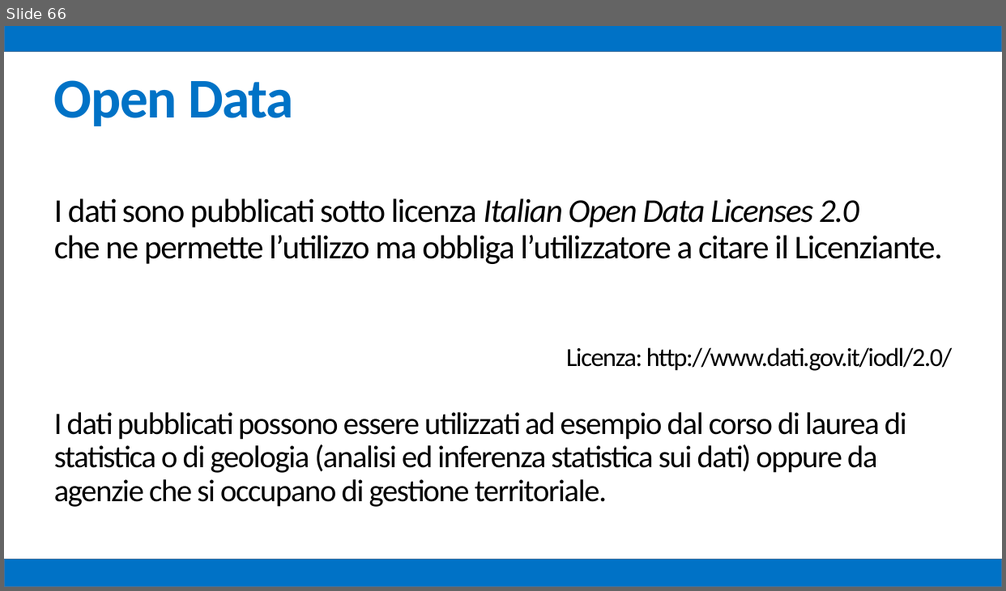
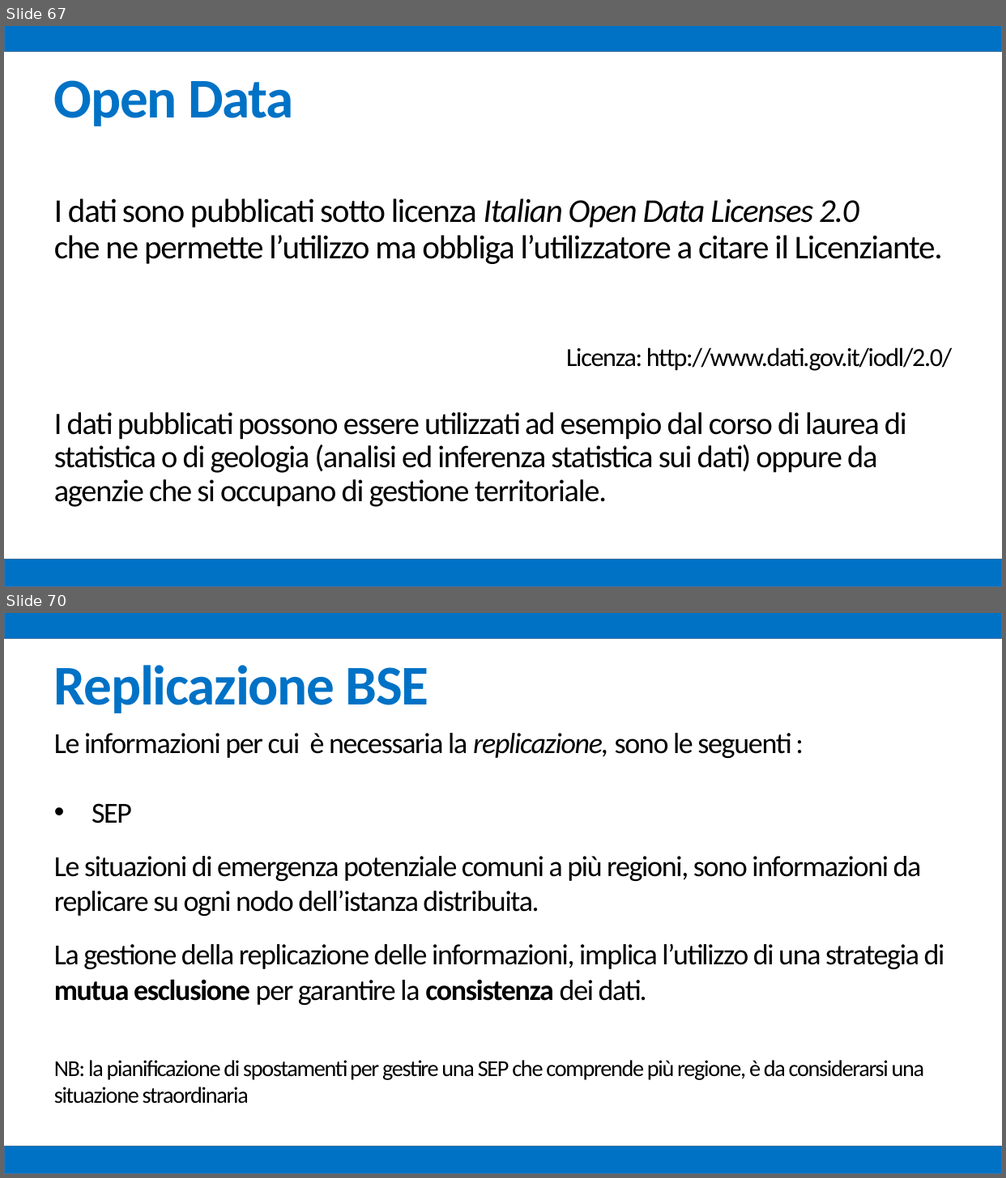
Before and after one commit to mz1991/ProgettoFebbraio2015, a slide deck: Febbraio 2015.pptx. Shown one above the other, each under a label of ours: slide 66 before the commit, slides 67 and 70 after it; the slides between them are not shown. The pictures are 1006x591 and 1006x1178 pixels, drawn with LibreOffice and Linux fonts; fonts in the diff are those of the drawing. Boxes give left, top, right and bottom in pixels: in the first picture for what was removed or moved away, otherwise in the second. Text is boxed around its words. In the diff, an @@ line names an element or a change of style, - is before the commit and + after.

```diff
--- a/Febbraio 2015.pptx
+++ b/Febbraio 2015.pptx
@@ slide 70 added at (4, 613, 1002, 1174), background #FFFFFF @@
@@ rectangle added at (4, 613, 1002, 639), fill #0072C6, outline #43739E 1 pt @@
@@ text added at (54, 665, 429, 713), 54 pt, text #0072C6, bold @@
+Replicazione BSE
@@ text added at (54, 733, 945, 1104), 28 pt, text #000000 @@
+Le informazioni per cui è necessaria la replicazione, sono le seguenti :
+• SEP
+Le situazioni di emergenza potenziale comuni a più regioni, sono informazioni da replicare su ogni nodo dell’istanza distribuita.
+La gestione della replicazione delle informazioni, implica l’utilizzo di una strategia di mutua esclusione per garantire la consistenza dei dati.
+NB: la pianificazione di spostamenti per gestire una SEP che comprende più regione, è da considerarsi una situazione straordinaria
@@ rectangle added at (4, 1146, 1002, 1174), fill #0072C6, outline #43739E 1 pt @@
@@ what was slide 66 is now slide 67 @@
```
Also in this commit, not shown: 4 slides changed, 10 other slides added.
